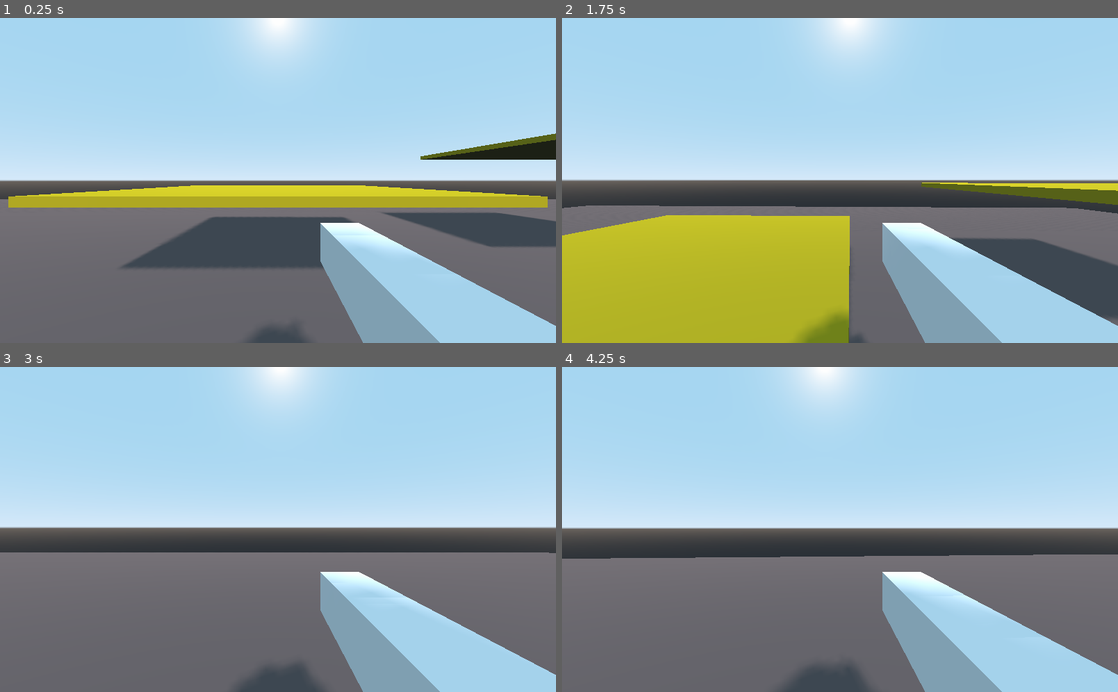
Above: before the commit, frames 1-4 (two rows, left to right).
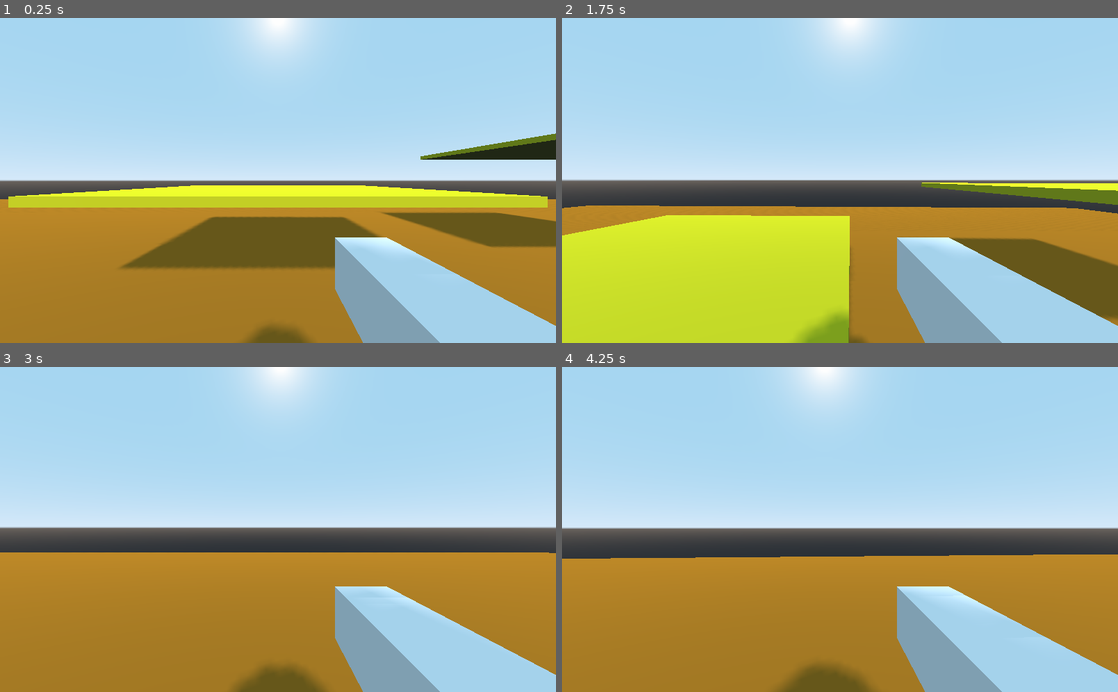
Above: after the commit, the same moments.

Repository: nickykendy/3DBasicPersonalShooterProject
Game: Godot game, scene res://Levels/World.tscn
The game is run twice, just before and just after one commit, with the same random seed, the same clock (stepped at 60 frames per second) and the same inputs.
Inputs (mouse positions are in pixels of both pictures, inside the frame that each line leads up to):
- Up to frame 1 (0.25 s): no input
- Up to frame 2 (1.75 s): move the mouse to (962, 164) at 0.52 s; hold D (move_right) 0.53-1.28 s; click (962, 164) at 0.6 s; tap Space (jump) at 0.77, 0.8, 1.07, 1.35, 1.52 s; move the mouse to (812, 180) at 1.27 s; hold W (move_forward) from 1.28 s (still down); click (812, 180) at 1.55 s
- Up to frame 3 (3 s): keep holding W (move_forward); tap Space (jump) at 1.82, 2.3 s; move the mouse to (289, 523) at 2.02 s; tap Ctrl (blink) at 2.1 s; move the mouse to (272, 536) at 2.77 s; tap C (crouch) at 2.85 s
- Up to frame 4 (4.25 s): keep holding W (move_forward); tap Space (jump) at 3.02, 3.32, 3.77, 3.8, 4.07 s; click (834, 536) at 3.05 s; move the mouse to (878, 532) at 3.52 s; tap Shift (sprint) at 3.6 s

The runs differ from the first frame. In frame 1, 39% of the frame differs, in the area x 0-100%, y 51-100%; in frame 2, 34%; in frame 3, 35%; in frame 4, 33%.

Commit message:
fire bullet
add materials

Diff:
--- a/Levels/World.tscn
+++ b/Levels/World.tscn
@@ -1,32 +1,26 @@
 [gd_scene load_steps=10 format=2]
 
 [ext_resource path="res://Scenes/FPSCharacter.tscn" type="PackedScene" id=1]
-
-[sub_resource type="SpatialMaterial" id=1]
-albedo_color = Color( 0.380392, 0.333333, 0.333333, 1 )
+[ext_resource path="res://Materials/M_Cyan.tres" type="Material" id=2]
+[ext_resource path="res://Materials/M_Brown.tres" type="Material" id=3]
+[ext_resource path="res://Materials/M_Yellow.tres" type="Material" id=4]
 
 [sub_resource type="CubeMesh" id=2]
-material = SubResource( 1 )
+material = ExtResource( 3 )
 size = Vector3( 80, 2, 80 )
 
 [sub_resource type="BoxShape" id=3]
 extents = Vector3( 40, 1, 40 )
 
-[sub_resource type="SpatialMaterial" id=4]
-albedo_color = Color( 0.682353, 0.615686, 0.0509804, 1 )
-
 [sub_resource type="CubeMesh" id=5]
-material = SubResource( 4 )
+material = ExtResource( 4 )
 size = Vector3( 10, 0.2, 10 )
 
 [sub_resource type="BoxShape" id=6]
 extents = Vector3( 5, 0.1, 5 )
 
-[sub_resource type="SpatialMaterial" id=7]
-albedo_color = Color( 0.0509804, 0.619608, 0.682353, 1 )
-
 [sub_resource type="CubeMesh" id=8]
-material = SubResource( 7 )
+material = ExtResource( 2 )
 size = Vector3( 10, 0.2, 10 )
 
 [node name="World" type="Spatial"]
--- /dev/null
+++ b/Materials/M_Black.tres
@@ -0,0 +1,4 @@
+[gd_resource type="SpatialMaterial" format=2]
+
+[resource]
+albedo_color = Color( 0, 0, 0, 1 )
--- /dev/null
+++ b/Materials/M_Blue.tres
@@ -0,0 +1,4 @@
+[gd_resource type="SpatialMaterial" format=2]
+
+[resource]
+albedo_color = Color( 0, 0, 1, 1 )
--- /dev/null
+++ b/Materials/M_Brown.tres
@@ -0,0 +1,4 @@
+[gd_resource type="SpatialMaterial" format=2]
+
+[resource]
+albedo_color = Color( 0.631373, 0.411765, 0.0431373, 1 )
--- /dev/null
+++ b/Materials/M_Cyan.tres
@@ -0,0 +1,4 @@
+[gd_resource type="SpatialMaterial" format=2]
+
+[resource]
+albedo_color = Color( 0.0588235, 0.823529, 0.823529, 1 )
--- /dev/null
+++ b/Materials/M_Green.tres
@@ -0,0 +1,4 @@
+[gd_resource type="SpatialMaterial" format=2]
+
+[resource]
+albedo_color = Color( 0, 1, 0, 1 )
--- /dev/null
+++ b/Materials/M_Purple.tres
@@ -0,0 +1,4 @@
+[gd_resource type="SpatialMaterial" format=2]
+
+[resource]
+albedo_color = Color( 1, 0, 1, 1 )
--- /dev/null
+++ b/Materials/M_Red.tres
@@ -0,0 +1,4 @@
+[gd_resource type="SpatialMaterial" format=2]
+
+[resource]
+albedo_color = Color( 1, 0, 0, 1 )
--- /dev/null
+++ b/Materials/M_White.tres
@@ -0,0 +1,3 @@
+[gd_resource type="SpatialMaterial" format=2]
+
+[resource]
--- /dev/null
+++ b/Materials/M_Yellow.tres
@@ -0,0 +1,4 @@
+[gd_resource type="SpatialMaterial" format=2]
+
+[resource]
+albedo_color = Color( 0.760784, 0.760784, 0.0705882, 1 )
--- /dev/null
+++ b/Scenes/Bullet.tscn
@@ -0,0 +1,41 @@
+[gd_scene load_steps=6 format=2]
+
+[ext_resource path="res://Materials/M_Blue.tres" type="Material" id=1]
+[ext_resource path="res://Scripts/Bullet.gd" type="Script" id=2]
+
+[sub_resource type="CapsuleShape" id=1]
+radius = 0.05
+height = 0.1
+
+[sub_resource type="CapsuleMesh" id=2]
+material = ExtResource( 1 )
+radius = 0.05
+mid_height = 0.1
+
+[sub_resource type="CapsuleShape" id=3]
+radius = 0.06
+height = 0.12
+
+[node name="Bullet" type="RigidBody"]
+collision_layer = 0
+script = ExtResource( 2 )
+
+[node name="CollisionShape" type="CollisionShape" parent="."]
+shape = SubResource( 1 )
+
+[node name="MeshInstance" type="MeshInstance" parent="."]
+mesh = SubResource( 2 )
+material/0 = null
+
+[node name="Area" type="Area" parent="."]
+collision_layer = 0
+
+[node name="CollisionShape" type="CollisionShape" parent="Area"]
+shape = SubResource( 3 )
+
+[node name="Timer" type="Timer" parent="."]
+wait_time = 5.0
+one_shot = true
+autostart = true
+[connection signal="body_entered" from="Area" to="." method="_on_Area_body_entered"]
+[connection signal="timeout" from="Timer" to="." method="_on_Timer_timeout"]
--- a/Scenes/FPSCharacter.tscn
+++ b/Scenes/FPSCharacter.tscn
@@ -31,13 +31,20 @@
 
 [node name="Camera" type="Camera" parent="Head"]
 
+[node name="AimCast" type="RayCast" parent="Head/Camera"]
+enabled = true
+cast_to = Vector3( 0, 0, -1000 )
+
 [node name="Gun" type="MeshInstance" parent="Head"]
-transform = Transform( 1, 0, 0, 0, 1, 0, 0, 0, 1, 0.32, -0.32, -0.7 )
+transform = Transform( 1, 0, 0, 0, 1, 0, 0, 0, 1, 0.32, -0.32, -0.4 )
 mesh = SubResource( 3 )
 material/0 = null
 
 [node name="Muzzle" type="Spatial" parent="Head/Gun"]
-transform = Transform( 1, 0, 0, 0, 1, 0, 0, 0, 1, 0, 0, -0.579047 )
+transform = Transform( 1, 0, 0, 0, 1, 0, 0, 0, 1, 0, 0, -0.522251 )
+
+[node name="VirtualPoint" type="Spatial" parent="Head"]
+transform = Transform( 1, 0, 0, 0, 1, 0, 0, 0, 1, 0, 0, -1000 )
 
 [node name="HeadBonker" type="RayCast" parent="."]
 transform = Transform( 1, 0, 0, 0, 1, 0, 0, 0, 1, 0, 0.572589, 0 )
--- /dev/null
+++ b/Scripts/Bullet.gd
@@ -0,0 +1,26 @@
+extends RigidBody
+
+export var damage : float = 50
+export var speed : float = 10
+
+var bShoot = false
+
+func _ready():
+	set_as_toplevel(true)
+
+func _physics_process(delta):
+	if bShoot:
+		apply_impulse(transform.basis.z, -transform.basis.z * speed)
+
+func shoot():
+	bShoot = true
+
+func _on_Area_body_entered(body):
+	if body.is_in_group("Enemy"):
+		body.take_damage(damage)
+		queue_free()
+	else:
+		queue_free()
+
+func _on_Timer_timeout():
+	queue_free()
--- a/Scripts/FPSCharacter.gd
+++ b/Scripts/FPSCharacter.gd
@@ -27,7 +27,11 @@
 onready var charCap = $CollisionShape
 onready var bonker = $HeadBonker
 onready var sprintTimer = $SprintTimer
-onready var WallRunTimer = $WallRunTimer
+onready var wallRunTimer = $WallRunTimer
+onready var aimCast = $Head/Camera/AimCast
+onready var muzzle = $Head/Gun/Muzzle
+onready var virtualPoint = $Head/VirtualPoint
+onready var bullet = preload("res://Scenes/Bullet.tscn")
 
 func _ready():
 	pass
@@ -58,6 +62,7 @@
 	var _blink = Input.is_action_just_pressed("blink")
 	var _crouch = Input.is_action_just_pressed("crouch")
 	var _sprint = Input.is_action_just_pressed("sprint")
+	var _fire = Input.is_action_just_pressed("fire")
 	# wall running
 	if bWallRunnable and _jump and _forward and is_on_wall():
 		wallNormal = get_slide_collision(0)
@@ -66,6 +71,17 @@
 		direction = -wallNormal.normal * speed
 	# apply gravity
 	move_and_slide(direction + fall, Vector3.UP)
+	# press fire to shoot
+	if _fire:
+		var targetPos = Vector3()
+		if aimCast.is_colliding():
+			targetPos = aimCast.get_collision_point()
+		else:
+			targetPos = virtualPoint.global_transform.origin
+		var b = bullet.instance()
+		muzzle.add_child(b)
+		b.look_at(targetPos, Vector3.UP)
+		b.shoot()
 	# check bonked
 	if bonker.is_colliding():
 		bHeadBonked = true
@@ -129,7 +145,7 @@
 		fall.y = Jump
 		jumpNum = 1
 		bWallRunnable = true
-		WallRunTimer.start()
+		wallRunTimer.start()
 	# jump twice
 	if _jump and not is_on_floor() and jumpNum == 1:
 		fall.y = Jump
--- a/project.godot
+++ b/project.godot
@@ -62,6 +62,11 @@
 "events": [ Object(InputEventKey,"resource_local_to_scene":false,"resource_name":"","device":0,"alt":false,"shift":false,"control":false,"meta":false,"command":false,"pressed":false,"scancode":16777237,"unicode":0,"echo":false,"script":null)
  ]
 }
+fire={
+"deadzone": 0.5,
+"events": [ Object(InputEventMouseButton,"resource_local_to_scene":false,"resource_name":"","device":0,"alt":false,"shift":false,"control":false,"meta":false,"command":false,"button_mask":0,"position":Vector2( 0, 0 ),"global_position":Vector2( 0, 0 ),"factor":1.0,"button_index":1,"pressed":false,"doubleclick":false,"script":null)
+ ]
+}
 
 [rendering]
 
